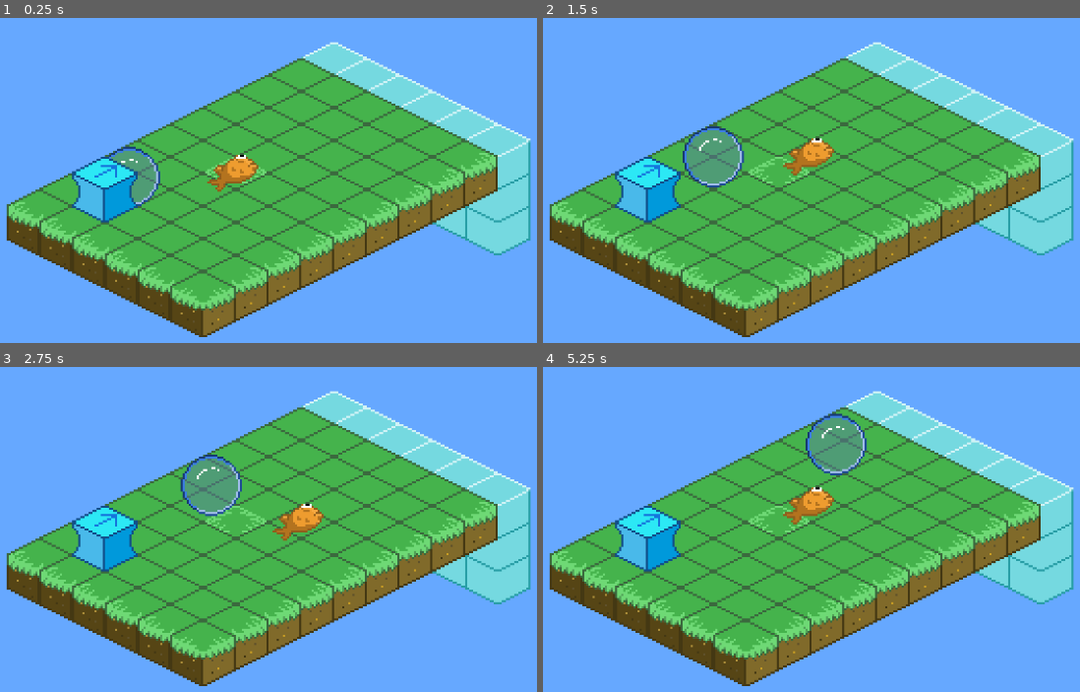
Above: before the commit, frames 1-4 (two rows, left to right).
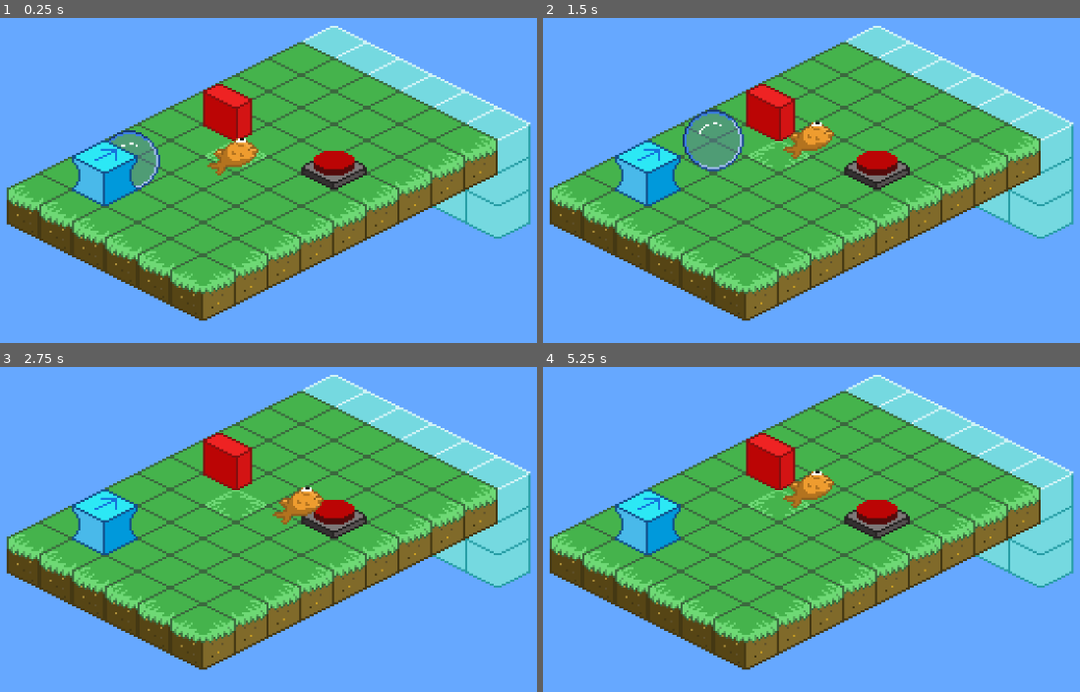
Above: after the commit, the same moments.

Repository: avamc/fish-flop
Game: Godot game, scene res://Scenes/level_1.tscn
The game is run twice, just before and just after one commit, with the same random seed, the same clock (stepped at 60 frames per second) and the same inputs. This scene is started directly instead of the project's main scene.
Inputs:
- Up to frame 1 (0.25 s): no input
- Up to frame 2 (1.5 s): hold Right (move_right) 0.53-1.28 s; tap Space (pop_bubble) at 0.6, 1.35 s; hold Down (move_down) from 1.28 s (still down)
- Up to frame 3 (2.75 s): release Down (move_down) at 2.03 s; hold Right (move_right) from 2.03 s (still down); tap Space (pop_bubble) at 2.1 s
- Up to frame 4 (5.25 s): release Right (move_right) at 2.78 s; hold W (move_up) 2.78-3.53 s; tap Space (pop_bubble) every 0.75 s from 2.85 to 5.1 s; hold A (move_left) 3.53-5.03 s; hold Down (move_down) from 5.03 s (still down)

The runs differ from the first frame. In frame 1, 33% of the frame differs, in the area x 1-99%, y 2-99%; in frame 2, 33%; in frame 3, 33%; in frame 4, 33%.

Commit message:
added buttons and walls

Diff:
--- a/Scenes/bubble.gd
+++ b/Scenes/bubble.gd
@@ -52,7 +52,6 @@
 			player.global_position = player_reset_position
 		else:
 			player.global_position = player_reset_position
-
 	#play animation
 	#play sound
 	queue_free()
@@ -61,6 +60,9 @@
 	if area.is_in_group("bubble"):
 		pop()
 		area.get_parent().pop()
+	if area.is_in_group("wall"):
+		print("wall")
+		pop()
 
 func _on_player_area_body_entered(body):
 	if body.is_in_group("player"):
--- /dev/null
+++ b/Scenes/button.gd
@@ -0,0 +1,23 @@
+extends Area2D
+
+@export var wall:Area2D
+
+var pressed = false
+signal button_pressed
+var pressed_texture = load("res://Art/button-pressed.png")
+var unpressed_texture = load("res://Art/button.png")
+
+# Called when the node enters the scene tree for the first time.
+func _ready():
+	pass # Replace with function body.
+
+# Called every frame. 'delta' is the elapsed time since the previous frame.
+func _process(delta):
+	pass
+
+func _on_body_entered(body):
+	if body.is_in_group("player") and not pressed:
+		pressed = true
+		button_pressed.emit()
+		$Sprite2D.set_texture(pressed_texture)
+		wall.lower()
--- /dev/null
+++ b/Scenes/button.tscn
@@ -0,0 +1,19 @@
+[gd_scene load_steps=4 format=3 uid="uid://c52b2exx7gf8n"]
+
+[ext_resource type="Texture2D" uid="uid://bh341u8nw51p6" path="res://Art/button.png" id="1_f0x4o"]
+[ext_resource type="Script" path="res://Scenes/button.gd" id="1_xtdd1"]
+
+[sub_resource type="CapsuleShape2D" id="CapsuleShape2D_t5wpp"]
+
+[node name="Button" type="Area2D"]
+script = ExtResource("1_xtdd1")
+
+[node name="Sprite2D" type="Sprite2D" parent="."]
+texture = ExtResource("1_f0x4o")
+
+[node name="CollisionShape2D" type="CollisionShape2D" parent="."]
+position = Vector2(0, 3)
+scale = Vector2(0.7, 0.15)
+shape = SubResource("CapsuleShape2D_t5wpp")
+
+[connection signal="body_entered" from="." to="." method="_on_body_entered"]
--- /dev/null
+++ b/Scenes/horizontal_wall.tscn
@@ -0,0 +1,21 @@
+[gd_scene load_steps=4 format=3 uid="uid://cttd3dqsigjhe"]
+
+[ext_resource type="Script" path="res://wall.gd" id="1_32cf0"]
+[ext_resource type="Texture2D" uid="uid://cuyp10yrhi001" path="res://Art/wall-horizontal.png" id="2_y054p"]
+
+[sub_resource type="CapsuleShape2D" id="CapsuleShape2D_2wbq6"]
+radius = 15.0
+
+[node name="HorizontalWall" type="Area2D" groups=["wall"]]
+script = ExtResource("1_32cf0")
+lowered_texture_path = "res://Art/wall-horizontal-lowered.png"
+
+[node name="Sprite2D" type="Sprite2D" parent="."]
+texture = ExtResource("2_y054p")
+
+[node name="CollisionShape2D" type="CollisionShape2D" parent="." groups=["wall"]]
+z_index = 1
+position = Vector2(4, 2)
+rotation = 0.459122
+scale = Vector2(0.83875, 0.516001)
+shape = SubResource("CapsuleShape2D_2wbq6")
--- a/Scenes/level_1.tscn
+++ b/Scenes/level_1.tscn
@@ -1,7 +1,9 @@
-[gd_scene load_steps=3 format=4 uid="uid://d32mbe6ekau40"]
+[gd_scene load_steps=5 format=4 uid="uid://d32mbe6ekau40"]
 
 [ext_resource type="PackedScene" uid="uid://ua2w51u5ue5c" path="res://Scenes/Main.tscn" id="1_pybwa"]
 [ext_resource type="PackedScene" uid="uid://cdskh2sbieyth" path="res://Scenes/bubble_dispenser.tscn" id="2_5bphy"]
+[ext_resource type="PackedScene" uid="uid://c52b2exx7gf8n" path="res://Scenes/button.tscn" id="3_828m0"]
+[ext_resource type="PackedScene" uid="uid://cttd3dqsigjhe" path="res://Scenes/horizontal_wall.tscn" id="4_ohqpd"]
 
 [node name="Main" instance=ExtResource("1_pybwa")]
 
@@ -14,7 +16,7 @@
 tile_map_data = PackedByteArray("AAAAAAAAAAAEAAAAAAABAAAAAAAEAAAAAAACAAAAAAAEAAAAAAADAAAAAAAEAAAAAAAEAAAAAAAAAAAAAAAEAP …(768 unchanged characters)…
 
 [node name="Camera2D" parent="." index="3"]
-position = Vector2(105, -18)
+position = Vector2(105, -10)
 
 [node name="PlayerSpawnPoint" parent="." index="4"]
 position = Vector2(96, -16)
@@ -24,4 +26,13 @@
 
 [node name="ColorRect" parent="." index="6"]
 offset_left = -89.0
+offset_top = -118.0
 offset_right = 301.0
+offset_bottom = 100.0
+
+[node name="Button" parent="." index="7" node_paths=PackedStringArray("wall") instance=ExtResource("3_828m0")]
+position = Vector2(144, -16)
+wall = NodePath("../HorizontalWall")
+
+[node name="HorizontalWall" parent="." index="8" instance=ExtResource("4_ohqpd")]
+position = Vector2(88, -36)
--- /dev/null
+++ b/Scenes/vertical_wall.tscn
@@ -0,0 +1,21 @@
+[gd_scene load_steps=4 format=3 uid="uid://n20t71rvslk2"]
+
+[ext_resource type="Script" path="res://wall.gd" id="1_fwvur"]
+[ext_resource type="Texture2D" uid="uid://ba7m760arjrnm" path="res://Art/wall-vertical.png" id="2_n27f8"]
+
+[sub_resource type="CapsuleShape2D" id="CapsuleShape2D_3lu3a"]
+radius = 15.0
+
+[node name="VerticalWall" type="Area2D" groups=["wall"]]
+script = ExtResource("1_fwvur")
+lowered_texture_path = "res://Art/wall-vertical-lowered.png"
+
+[node name="Sprite2D" type="Sprite2D" parent="."]
+texture = ExtResource("2_n27f8")
+
+[node name="CollisionShape2D" type="CollisionShape2D" parent="." groups=["wall"]]
+z_index = 1
+position = Vector2(-4, 2)
+rotation = -0.431039
+scale = Vector2(0.83875, 0.516001)
+shape = SubResource("CapsuleShape2D_3lu3a")
--- a/project.godot
+++ b/project.godot
@@ -21,6 +21,7 @@
 bubble=""
 collision_tile=""
 player_collision_tile=""
+wall=""
 
 [input]
 
--- /dev/null
+++ b/wall.gd
@@ -0,0 +1,14 @@
+extends Area2D
+class_name wall
+
+@export var lowered_texture_path:String
+#var lowered_texture = load("res://Art/wall-vertical-lowered.png")
+var lowered_texture
+
+func _ready():
+	lowered_texture = load(lowered_texture_path)
+
+func lower():
+	print("wall lowering")
+	$Sprite2D.texture = lowered_texture
+	$CollisionShape2D.set_deferred("disabled", true)
Binary file added: Art/Aseprite/button-pressed.aseprite
Binary file added: Art/Aseprite/ground-tiles.ase
Binary file added: Art/Aseprite/ground-tiles.aseprite
Binary file added: Art/button-pressed.png
Not shown, added: Art/button-pressed.png.import
Binary file added: Art/button.png
Not shown, added: Art/button.png.import
Binary file added: Art/wall-horizontal-lowered.png
Not shown, added: Art/wall-horizontal-lowered.png.import
Binary file added: Art/wall-horizontal.png
Not shown, added: Art/wall-horizontal.png.import
Binary file added: Art/wall-vertical-lowered.png
(and 3 more such lines)
